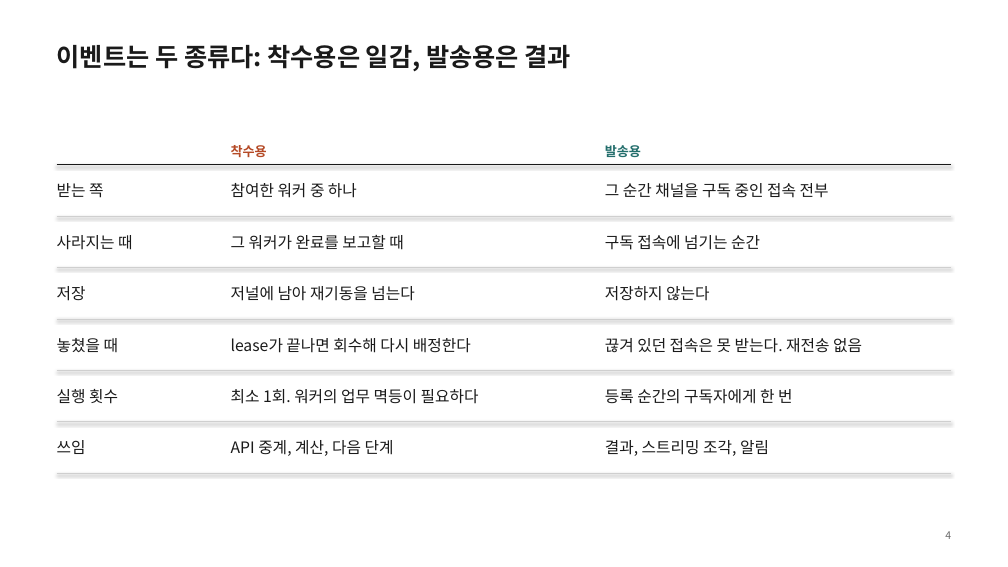
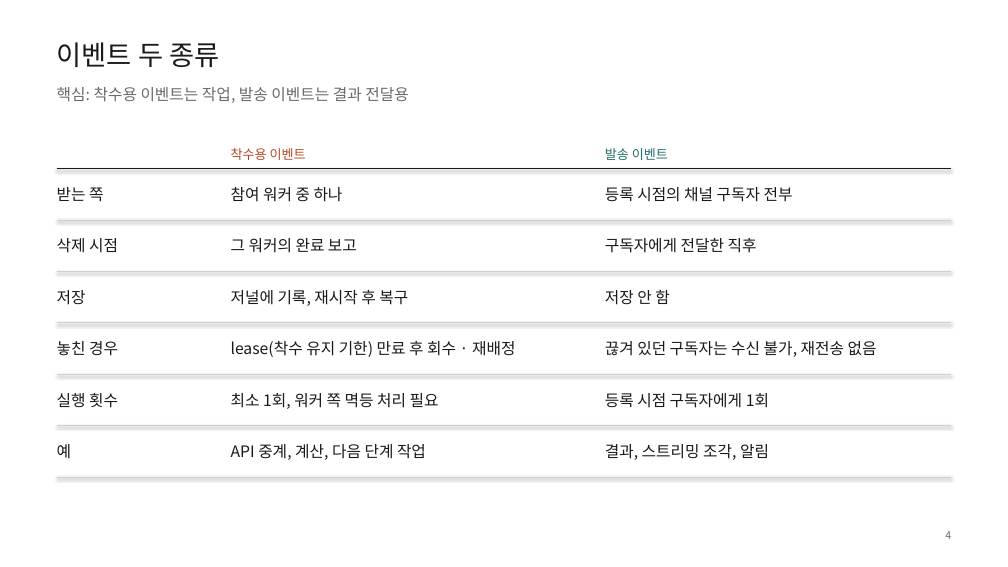
Before and after one commit to hikaMaeng/ruvent, a slide deck: slide 4 of docs/intro/ruvent-intro.pptx. Drawn at 1008x567 pixels with LibreOffice and Linux fonts; fonts in the diff are those of the drawing. Boxes give left, top, right and bottom in pixels: in the first picture for what was removed or moved away, otherwise in the second. Text is boxed around its words. In the diff, an @@ line names an element or a change of style, - is before the commit and + after.

```diff
--- a/docs/intro/ruvent-intro.pptx
+++ b/docs/intro/ruvent-intro.pptx
@@ text at [57, 42, 219, 67]: text changed; size 24 to 26 pt; bold off @@
-이벤트는 두 종류다: 착수용은 일감, 발송용은 결과
+이벤트 두 종류
@@ text added at [57, 87, 408, 103], 15 pt, text #6B6B6B @@
+핵심: 착수용 이벤트는 작업, 발송 이벤트는 결과 전달용
@@ text at [231, 148, 306, 160]: text changed; bold off @@
-착수용
+착수용 이벤트
@@ text at [605, 148, 668, 160]: text changed; bold off @@
-발송용
+발송 이벤트
@@ text at [231, 187, 343, 202]: text changed @@
-참여한 워커 중 하나
+참여 워커 중 하나
@@ text at [605, 187, 793, 202]: text changed @@
-그 순간 채널을 구독 중인 접속 전부
+등록 시점의 채널 구독자 전부
@@ 7 lines, 4 texts: place and size @@
-7 lines, 4 texts at [57, 165, 951, 473]
+7 lines, 4 texts at [57, 169, 951, 477]
@@ text removed at [57, 235, 132, 250] @@
-사라지는 때
@@ text added at [57, 238, 118, 253], 15 pt, text #1A1A1A @@
+삭제 시점
@@ text at [231, 238, 357, 253]: text changed @@
-그 워커가 완료를 보고할 때
+그 워커의 완료 보고
@@ text at [605, 238, 757, 253]: text changed @@
-구독 접속에 넘기는 순간
+구독자에게 전달한 직후
@@ text at [231, 290, 408, 306]: text changed @@
-저널에 남아 재기동을 넘는다
+저널에 기록, 재시작 후 복구
@@ text at [605, 290, 669, 305]: text changed @@
-저장하지 않는다
+저장 안 함
@@ text at [57, 341, 118, 356]: text changed @@
-놓쳤을 때
+놓친 경우
@@ text at [231, 341, 515, 357]: text changed @@
-lease가 끝나면 회수해 다시 배정한다
+lease(착수 유지 기한) 만료 후 회수 · 재배정
@@ text at [605, 341, 877, 357]: text changed @@
-끊겨 있던 접속은 못 받는다. 재전송 없음
+끊겨 있던 구독자는 수신 불가, 재전송 없음
@@ text at [231, 393, 439, 409]: text changed @@
-최소 1회. 워커의 업무 멱등이 필요하다
+최소 1회, 워커 쪽 멱등 처리 필요
@@ text at [605, 393, 769, 408]: text changed @@
-등록 순간의 구독자에게 한 번
+등록 시점 구독자에게 1회
@@ text removed at [57, 440, 86, 454] @@
-쓰임
@@ text added at [57, 444, 71, 459], 15 pt, text #1A1A1A @@
+예
@@ text at [231, 444, 426, 460]: text changed @@
-API 중계, 계산, 다음 단계
+API 중계, 계산, 다음 단계 작업
```
Also in this commit, not shown: 17 other slides changed, 2 other files.
